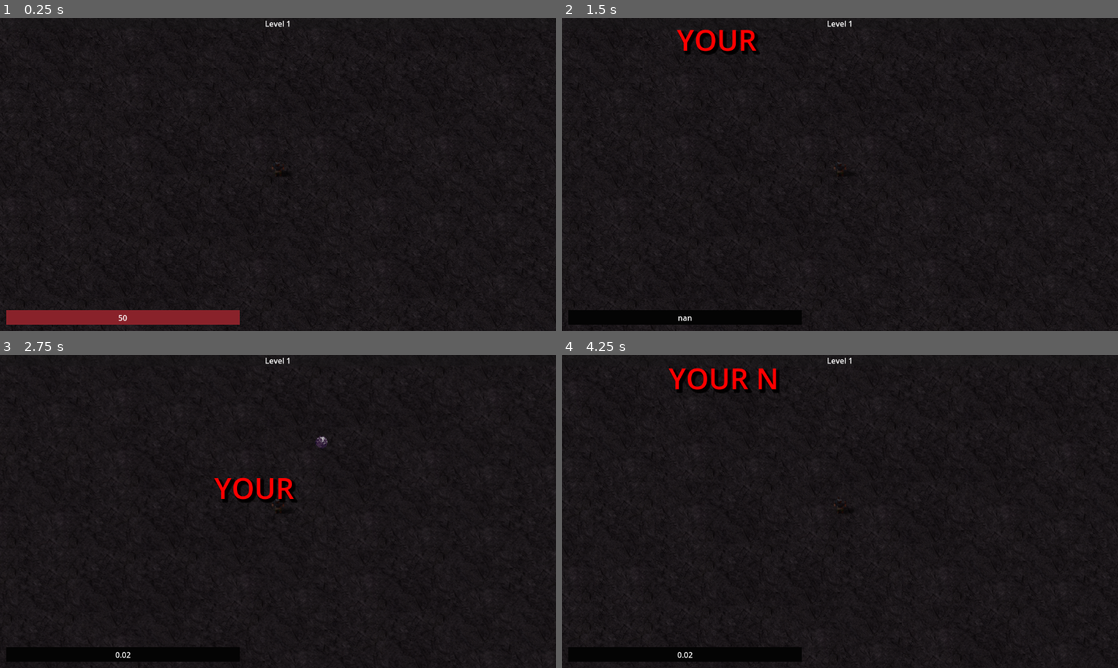
Above: before the commit, frames 1-4 (two rows, left to right).
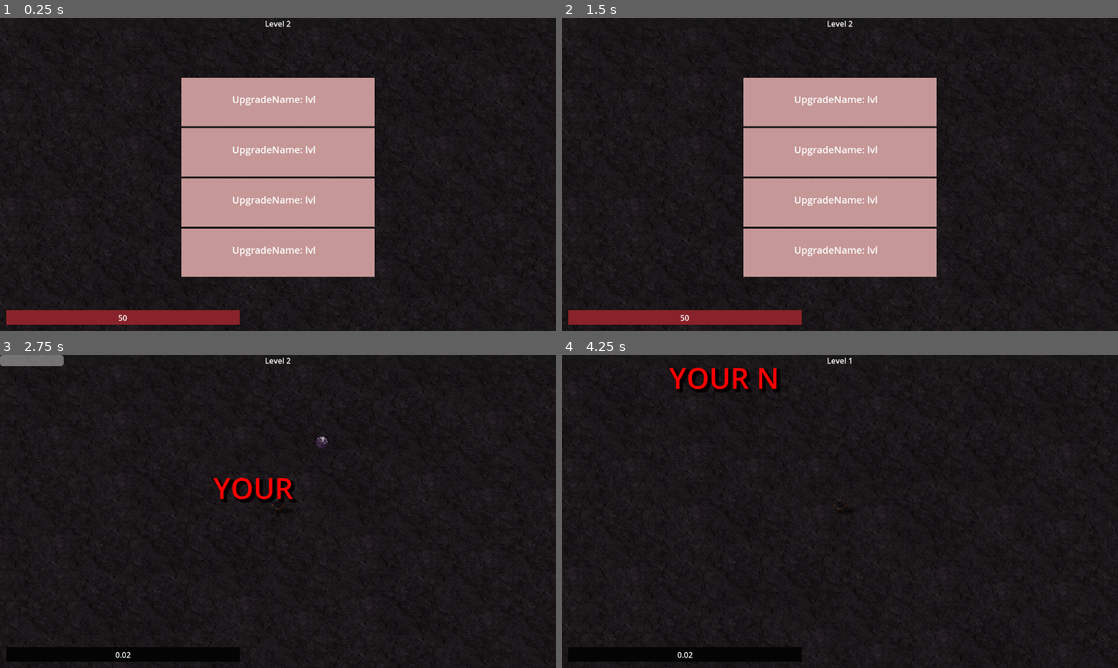
Above: after the commit, the same moments.

Repository: SNGDNZ/Eye-Survivors
Game: Godot game, scene res://scenes/level_1.tscn
Same seed, same stepped clock (60 frames per second), same inputs: the game is played once before the commit and once after it. Sound files missing from this copy of the repository are replaced by a short silence.
Inputs (mouse positions are in pixels of both pictures, inside the frame that each line leads up to):
- Up to frame 1 (0.25 s): no input
- Up to frame 2 (1.5 s): tap Enter at 0.5 s; move the mouse to (962, 158) at 0.52 s; hold D (right) 0.53-1.28 s; hold R (r) 0.53-1.28 s; tap T (t) at 0.8, 1.35 s; move the mouse to (728, 190) at 1.27 s; hold S (down) from 1.28 s (still down)
- Up to frame 3 (2.75 s): tap R (r) at 1.55 s; tap Space at 2 s; move the mouse to (333, 442) at 2.02 s; release S (down) at 2.03 s; press the mouse at (333, 442) at 2.03 s; hold D (right) from 2.03 s (still down); tap T (t) at 2.3 s
- Up to frame 4 (4.25 s): move the mouse to (812, 574) at 2.77 s; release D (right) at 2.78 s; release the mouse at (812, 574) at 2.78 s; hold W (up) 2.78-3.53 s; tap R (r) at 2.85 s; move the mouse to (1006, 558) at 3.52 s; hold A (left) from 3.53 s (still down); hold T (t) from 3.53 s (still down)

The runs differ from the first frame. In frame 1, 22% of the frame differs, in the area x 32-68%, y 0-83%; in frame 2, 24%, in the area x 0-100%, y 0-100%; in frame 3, 0.7%; in frame 4, 0.3%.
Error after the commit: Invalid assignment of property or key 'value' with value of type 'int' on a base object of type 'previously freed'. (res://globalscripts/xp_handler.gd:43)

Commit message:
minor hud improvements, still broken

Diff:
--- a/scenes/hud.tscn
+++ b/scenes/hud.tscn
@@ -107,7 +107,9 @@
 text = "Level 1"
 
 [node name="LevelUp" type="Panel" parent="."]
+unique_name_in_owner = true
 process_mode = 2
+visible = false
 layout_mode = 1
 anchors_preset = 8
 anchor_left = 0.5
@@ -115,16 +117,21 @@
 anchor_right = 0.5
 anchor_bottom = 0.5
 offset_left = -200.0
-offset_top = 776.0
+offset_top = -200.0
 offset_right = 200.0
-offset_bottom = 1376.0
+offset_bottom = 200.0
 grow_horizontal = 2
 grow_vertical = 2
 
-[node name="UpgradeOption" parent="LevelUp" instance=ExtResource("2_577sd")]
+[node name="UpgradeOptions" type="VBoxContainer" parent="LevelUp"]
 unique_name_in_owner = true
+custom_minimum_size = Vector2(400, 400)
 layout_mode = 0
-color = Color(0.0272405, 0.00629027, 0.00143719, 1)
+offset_right = 40.0
+offset_bottom = 40.0
+
+[node name="UpgradeOption" parent="LevelUp/UpgradeOptions" instance=ExtResource("2_577sd")]
+layout_mode = 2
 
 [node name="LevelUpSound" type="AudioStreamPlayer" parent="LevelUp"]
 unique_name_in_owner = true
@@ -134,4 +141,4 @@
 
 [connection signal="timeout" from="LabelYouDied/DeathTextTimer" to="." method="_on_death_text_timer_timeout"]
 
-[editable path="LevelUp/UpgradeOption"]
+[editable path="LevelUp/UpgradeOptions/UpgradeOption"]
--- a/scenes/level_1.tscn
+++ b/scenes/level_1.tscn
@@ -1,11 +1,12 @@
-[gd_scene load_steps=10 format=4 uid="uid://c06jc5mjidcdl"]
+[gd_scene load_steps=11 format=4 uid="uid://c06jc5mjidcdl"]
 
-[ext_resource type="Texture2D" uid="uid://cy64ug1c5wsbp" path="res://sprites/terrain/tiles/tiles.png" id="1_fdmqa"]
-[ext_resource type="Texture2D" uid="uid://df6tsc7kfdow4" path="res://sprites/terrain/tiles/ground.png" id="2_uj7pg"]
+[ext_resource type="Texture2D" uid="uid://cy64ug1c5wsbp" path="res://sprites/Terrain/tiles/tiles.png" id="1_fdmqa"]
+[ext_resource type="Texture2D" uid="uid://df6tsc7kfdow4" path="res://sprites/Terrain/tiles/ground.png" id="2_uj7pg"]
 [ext_resource type="PackedScene" uid="uid://n2ic0gsguuw5" path="res://scenes/player.tscn" id="3_k660c"]
 [ext_resource type="PackedScene" uid="uid://co5llfp8c8u5o" path="res://scenes/hud.tscn" id="4_x2cph"]
 [ext_resource type="PackedScene" uid="uid://bgyonbnnlb414" path="res://scenes/weapon_handler.tscn" id="5_kg5lo"]
 [ext_resource type="PackedScene" uid="uid://80gy3m13ao0k" path="res://scenes/spawner.tscn" id="5_km2rm"]
+[ext_resource type="PackedScene" uid="uid://cbcqg27ccqf3l" path="res://scenes/xp_crystal.tscn" id="7_13nnv"]
 
 [sub_resource type="TileSetAtlasSource" id="TileSetAtlasSource_jycxs"]
 texture = ExtResource("1_fdmqa")
@@ -45,8 +46,11 @@
 
 [node name="Loot" type="Node2D" parent="." groups=["loot"]]
 
+[node name="XpCrystal" parent="Loot" instance=ExtResource("7_13nnv")]
+xp_worth = 13
+
 [editable path="GUI/HUD"]
-[editable path="GUI/HUD/LevelUp/UpgradeOption"]
+[editable path="GUI/HUD/LevelUp/UpgradeOptions/UpgradeOption"]
 [editable path="Player"]
 [editable path="Player/Hurtbox"]
 [editable path="Spawner"]
--- a/scenes/upgrade_option.tscn
+++ b/scenes/upgrade_option.tscn
@@ -4,45 +4,28 @@
 
 [node name="UpgradeOption" type="ColorRect"]
 process_mode = 2
-custom_minimum_size = Vector2(300, 166)
-offset_right = 300.0
-offset_bottom = 166.0
+custom_minimum_size = Vector2(400, 100)
+offset_right = 400.0
+offset_bottom = 100.0
 color = Color(0.775867, 0.593563, 0.592607, 1)
-
-[node name="ColorRect" type="ColorRect" parent="."]
-layout_mode = 0
-offset_left = 10.0
-offset_top = 10.0
-offset_right = 90.0
-offset_bottom = 90.0
 script = ExtResource("1_yb7lt")
-
-[node name="UpgradeIcon" type="TextureRect" parent="ColorRect"]
-texture_filter = 1
-layout_mode = 0
-offset_right = 80.0
-offset_bottom = 80.0
 
 [node name="LabelUpgradeTitle" type="Label" parent="."]
 custom_minimum_size = Vector2(190, 40)
-layout_mode = 0
-offset_left = 100.0
-offset_top = 10.0
-offset_right = 290.0
-offset_bottom = 50.0
+layout_mode = 1
+anchors_preset = 8
+anchor_left = 0.5
+anchor_top = 0.5
+anchor_right = 0.5
+anchor_bottom = 0.5
+offset_left = -95.0
+offset_top = -20.0
+offset_right = 95.0
+offset_bottom = 20.0
+grow_horizontal = 2
+grow_vertical = 2
 theme_override_font_sizes/font_size = 20
 text = "UpgradeName: lvl"
 
-[node name="LabelUpgradeDesc" type="Label" parent="."]
-custom_minimum_size = Vector2(190, 40)
-layout_mode = 0
-offset_left = 100.0
-offset_top = 50.0
-offset_right = 290.0
-offset_bottom = 90.0
-theme_override_font_sizes/font_size = 12
-text = "upgradedesc, upgradedesc, upgradedesc, "
-autowrap_mode = 2
-
 [connection signal="mouse_entered" from="." to="." method="_on_mouse_entered"]
 [connection signal="mouse_exited" from="." to="." method="_on_mouse_exited"]
--- a/scripts/hud.gd
+++ b/scripts/hud.gd
@@ -11,10 +11,10 @@
 @onready var level_display = get_node("XpBar/%LevelDisplay")
 @onready var xp_bar = get_node("XpBar/%LevelDisplay")
 
-@onready var upgrade_options_panel = get_node("LevelUp/%UpgradeOptions")
+@onready var upgrade_options_panel = get_node("%UpgradeOptions")
+@onready var level_up_panel = get_node("%LevelUp")
 @onready var level_up_sound = get_node("LevelUp/%LevelUpSound")
-@onready var upgrade_options = preload("res://scenes/upgrade_option.tscn")
-@onready var level_up_panel = $LevelUp
+@onready var upgrade_select = preload("res://scenes/upgrade_option.tscn")
 
 func _ready():
 	health_bar.value = player.hp
@@ -48,17 +48,14 @@
 	print("levelup")
 	level_up_sound.play()
 	var tween = level_up_panel.create_tween()
-	tween.tween_property(level_up_panel, "position", Vector2(760,240),0.2).set_trans(Tween.TRANS_CIRC).set_ease(Tween.EASE_IN)
-	tween.play()
-	upgrade_options_panel.visible = true
 	level_up_panel.visible = true
 	var options = 0
 	var options_max = 3
 	while options < options_max:
-		var option_choice = upgrade_options.instantiate()
+		var option_choice = upgrade_select.instantiate()
 		upgrade_options_panel.add_child(option_choice)
 		options += 1
-	#get_tree().paused = true
+	get_tree().paused = true
 
 func upgrade_character(upgrade):
 	var option_children = upgrade_options_panel.get_children()
@@ -66,5 +63,5 @@
 		i.queue_free()
 	level_up_panel.visible = false
 	level_up_panel.position = Vector2(376,1000)
-	#et_tree().paused = false
+	get_tree().paused = false
 	Events.calculate_xp.emit(0)
Not shown, changed: sprites/Terrain/breakables/barrell/barrel.png.import
Not shown, changed: sprites/Terrain/breakables/barrell/barrel_break_NE_45.0_0.png.import
Not shown, changed: sprites/Terrain/breakables/barrell/barrel_break_NE_45.0_1.png.import
Not shown, changed: sprites/Terrain/breakables/barrell/barrel_break_NE_45.0_2.png.import
Not shown, changed: sprites/Terrain/breakables/barrell/barrel_break_NE_45.0_3.png.import
Not shown, changed: sprites/Terrain/breakables/barrell/barrel_break_NE_45.0_4.png.import
Not shown, changed: sprites/Terrain/breakables/barrell/barrel_break_NE_45.0_5.png.import
Not shown, changed: sprites/Terrain/breakables/barrell/barrel_break_NE_45.0_6.png.import
Not shown, changed: sprites/Terrain/breakables/barrell/barrel_break_NE_45.0_7.png.import
Not shown, changed: sprites/Terrain/breakables/crate/crate.png.import
Not shown, changed: sprites/Terrain/breakables/crate/crate_break_NE_45.0_0.png.import
Not shown, changed: sprites/Terrain/breakables/crate/crate_break_NE_45.0_1.png.import
(and 18 more such lines)
